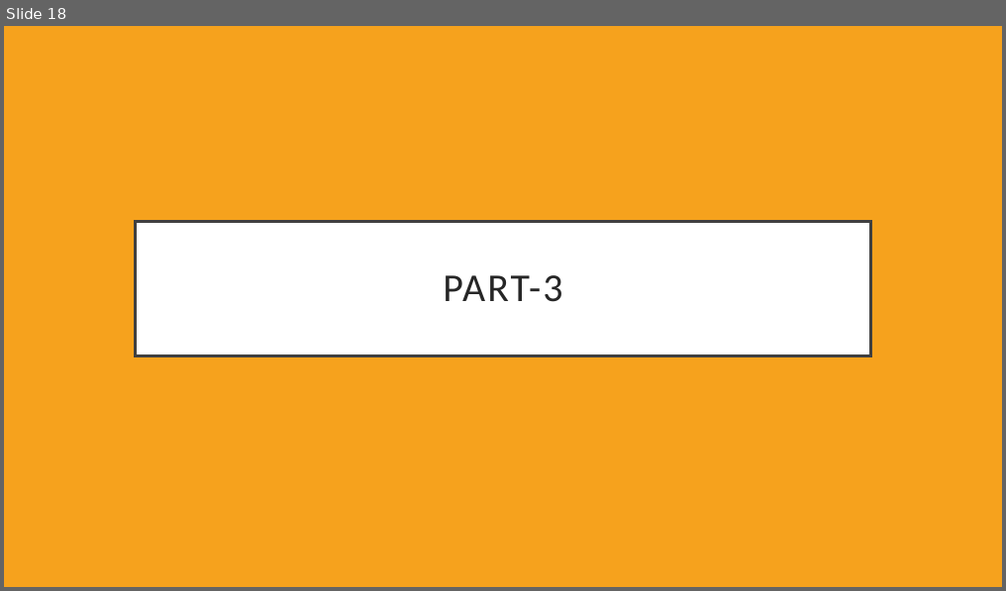
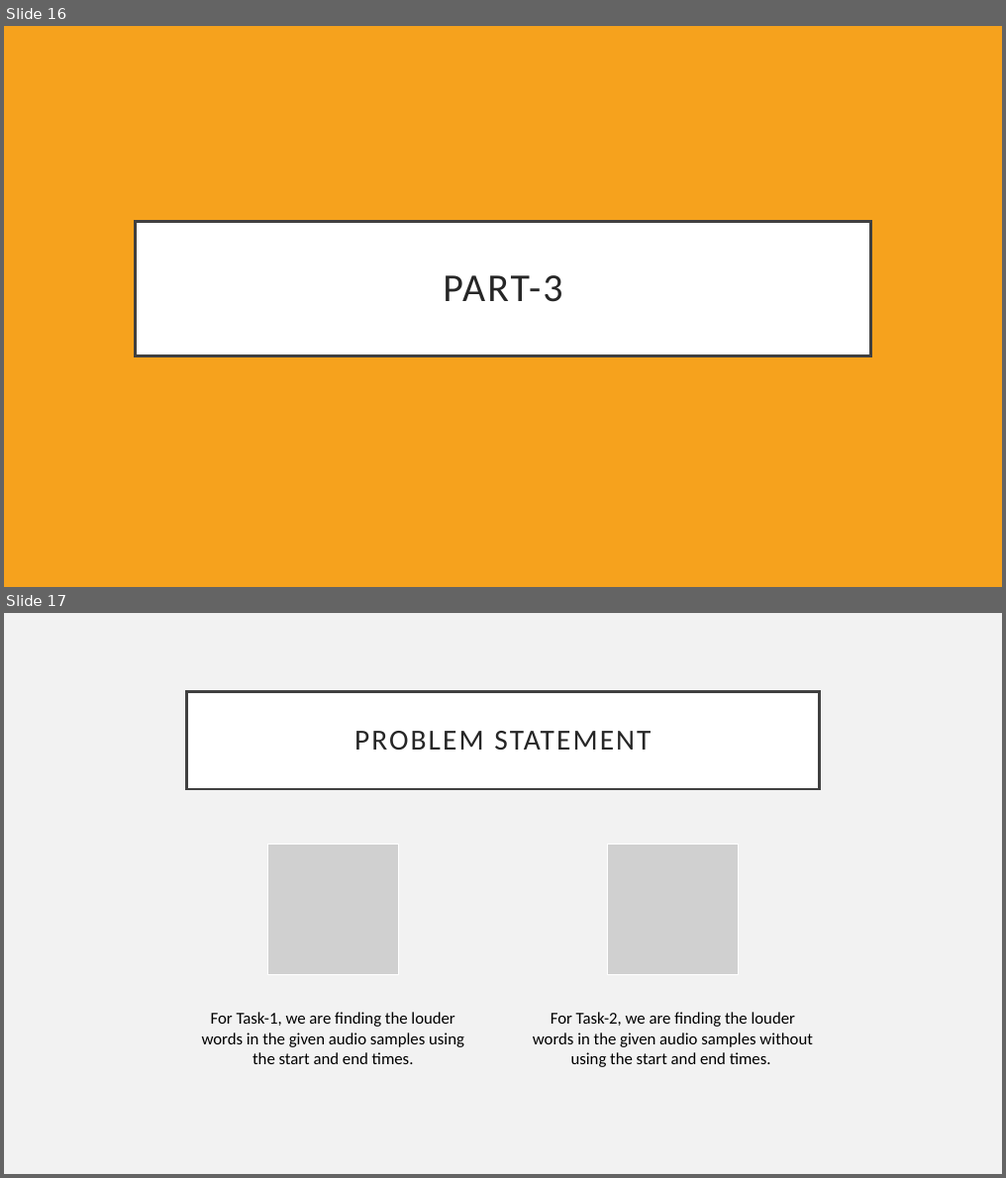
Before and after one commit to houleux/sp-project, a slide deck: SP ppt.pptx. Shown one above the other, each under a label of ours: slide 18 before the commit, slides 16 and 17 after it. The pictures are 1006x591 and 1006x1178 pixels, drawn with LibreOffice and Linux fonts; fonts in the diff are those of the drawing; grey boxes stand for pictures. Boxes give left, top, right and bottom in pixels: in the first picture for what was removed or moved away, otherwise in the second. Text is boxed around its words. In the diff, an @@ line names an element or a change of style, - is before the commit and + after.

```diff
--- a/SP ppt.pptx
+++ b/SP ppt.pptx
@@ slide 17 added at <box>4,613,1002,1174</box>, background #F2F2F2 @@
@@ title added at <box>187,691,819,789</box>, fill #FFFFFF, outline #404040 2.5 pt, 28 pt, text #262626 @@
+PROBLEM STATEMENT
@@ group added at <box>202,845,812,1067</box>: 2 pictures, 2 texts @@
+For Task-1, we are finding the louder words in the given audio samples using the start and end times.
+For Task-2, we are finding the louder words in the given audio samples without using the start and end times.
@@ what was slide 18 is now slide 16 @@
```
Also in this commit, not shown: 2 slides changed, 7 other slides added, 3 slides removed.
